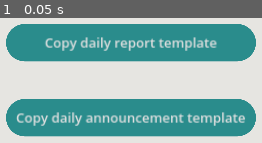
Above: before the commit, frame 1.
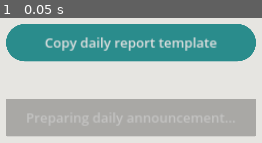
Above: after the commit, the same moment.

Repository: Alexyzyz/lexilities
Game: Godot game, scene res://scenes/scene_home.tscn
The game is run twice, just before and just after one commit, with the same random seed, the same clock (stepped at 60 frames per second) and the same inputs.
Inputs:
- Up to frame 1 (0.05 s): no input

The runs differ from the first frame. In frame 1, 28% of the frame differs, in the area x 2-98%, y 64-96%.
Error after the commit: Trying to assign value of type 'Nil' to a variable of type 'Array'. (res://scripts/managers/scr_home_manager.gd:58)

Commit message:
feat: Added API calls for inspirational quotes and local file storage to optimize said API calls

Diff:
--- a/scenes/scene_home.tscn
+++ b/scenes/scene_home.tscn
@@ -43,7 +43,9 @@
 [node name="InputManager" type="Node" parent="."]
 script = ExtResource("2_b0dvo")
 
-[node name="ColorRect" type="ColorRect" parent="."]
+[node name="HTTPRequest" type="HTTPRequest" parent="."]
+
+[node name="ColorRect_Back" type="ColorRect" parent="."]
 layout_mode = 1
 anchors_preset = 15
 anchor_right = 1.0
--- a/scripts/managers/scr_home_manager.gd
+++ b/scripts/managers/scr_home_manager.gd
@@ -2,6 +2,7 @@
 extends Control
 
 static var input_manager: InputManager
+static var http_request: HTTPRequest
 
 var debug_progress: float = 0
 
@@ -13,10 +14,12 @@
 
 func _ready() -> void:
 	_set_up()
+	_update_daily_quote()
 
 
 func _set_up():
 	input_manager = $InputManager
+	http_request = $HTTPRequest
 
 	daily_announcement_template_button = $Button_DailyAnnouncementTemplate
 	daily_report_template_button = $Button_DailyReportTemplate
@@ -33,3 +36,35 @@
 	debug_label.text = "" \
 		+ UtilString.get_progress_bar(debug_progress) \
 		+ "\n%.4f" % debug_progress
+
+
+# Private methods
+
+func _update_daily_quote():
+	if FileAccess.file_exists("user://game_data.txt"):
+		var data_file: FileAccess = FileAccess.open("user://game_data.txt", FileAccess.READ)
+		var data: Dictionary = JSON.parse_string(data_file.get_as_text())
+
+		# Only use existing local data if we're on the same date.
+		if data["last_updated"] == UtilDatetime.get_current_date_as_string():
+			daily_announcement_template_button.set_quote(data["quote"], data["author"])
+
+	# Otherwise, it's time to make an API call.
+	http_request.request_completed.connect(_update_daily_quote_from_response)
+	http_request.request("https://zenquotes.io/api/today")
+
+
+func _update_daily_quote_from_response(_result, _response_code, _headers, body):
+	var response_json: Array = JSON.parse_string(body.get_string_from_utf8())
+
+	var quote_data: Dictionary = {
+		"quote": response_json[0]["q"],
+		"author": response_json[0]["a"],
+		"last_updated": UtilDatetime.get_current_date_as_string(),
+	}
+
+	var quote_data_string: String = JSON.stringify(quote_data)
+	var data_file: FileAccess = FileAccess.open("user://game_data.txt", FileAccess.WRITE)
+	data_file.store_string(quote_data_string)
+
+	daily_announcement_template_button.set_quote(quote_data["quote"], quote_data["author"])
--- a/scripts/scr_home_button_daily_announcement_template.gd
+++ b/scripts/scr_home_button_daily_announcement_template.gd
@@ -1,10 +1,26 @@
 class_name HomeButtonDailyAnnouncementTemplate
-extends BaseButton
+extends Button
+
+var quote: String
+var quote_author: String
 
 # Main methods
 
 func set_up():
+	disabled = true
+	text = "Preparing daily announcement..."
+
 	pressed.connect(_on_pressed)
+
+
+# Public methods
+
+func set_quote(quote: String, author: String):
+	disabled = false
+	text = "Copy daily announcement template"
+
+	self.quote = quote
+	quote_author = author
 
 
 # Signal methods
@@ -24,14 +40,18 @@
 
 	# Let everyone know the date and time!
 	var time: Dictionary = Time.get_datetime_dict_from_system()
+	var day: int = time["weekday"]
 	var date: int = time["day"]
-	var day: int = time["weekday"]
+	var month: int = time["month"]
+	var year: int = time["year"]
+	var month_name: String = UtilDatetime.get_month_name(month - 1)
 	var week: int = int(floor(float(date) / 7))
 
 	var segment_day: String = "" \
-		+ "Selamat pagi semuanya! Selamat hari **%s!**\n" % UtilDatetime.get_weekday_name(day) \
+		+ "Selamat pagi semuanya! Selamat hari **%s!**\n" % UtilDatetime.get_weekday_name(day - 1) \
+		+ "Sekarang adalah tanggal **%d %s %d.**\n\n" % [date, month_name, year] \
 		+ segment_pings + "\n\n" \
-		+ "Kita sudah di\n**【 Minggu %d / 4 】\n               【 Hari %d / 7 】**\n" % [week + 1, day + 1]
+		+ "Kita sudah di\n**【 Minggu %d / 4 】\n               【 Hari %d / 7 】**\n" % [week + 1, day]
 
 	var days_until_weekend: int = 5 - day
 	var segment_weekend: String = ""
@@ -42,8 +62,6 @@
 		segment_weekend = "Masih ada **%d hari** sebelum Senin!" % days_until_monday
 
 	# Calculate month progress!
-	var month: int = time["month"]
-	var month_name: String = UtilDatetime.get_month_name(month - 1)
 	var month_day_count: int = UtilDatetime.get_month_days(month - 1)
 	var progress: float = float(date) / float(month_day_count)
 
@@ -52,9 +70,15 @@
 		+ UtilString.get_progress_bar(progress) + "\n\n" \
 		+ "Mari kita manfaatkan waktu kita dengan baik!"
 
+	# Add in the quote of the day!
+
+	var segment_quote: String = "" \
+		+ "👑 **Quote of the day**\n" \
+		+ "> \"%s\"\n" % quote \
+		+ "    *—%s*" % quote_author
+
 	# Put together the announcement!
 	var daily_announcement_template: String = \
-		"%s\n%s\n\n%s" % [segment_day, segment_weekend, segment_progress]
+		"%s\n%s\n\n%s\n\n%s" % [segment_day, segment_weekend, segment_progress, segment_quote]
 
 	DisplayServer.clipboard_set(daily_announcement_template)
-	print(time)
--- a/scripts/scr_home_button_daily_report_template.gd
+++ b/scripts/scr_home_button_daily_report_template.gd
@@ -1,5 +1,5 @@
 class_name HomeButtonDailyReportTemplate
-extends BaseButton
+extends Button
 
 # Main methods
 
--- a/scripts/util/scr_util_datetime.gd
+++ b/scripts/util/scr_util_datetime.gd
@@ -15,6 +15,12 @@
 
 # Methods
 
+static func get_current_date_as_string() -> String:
+	var time_updated: Dictionary = Time.get_date_dict_from_system()
+	var time_updated_string: String = "%d/%d/%d" % [time_updated["year"], time_updated["month"], time_updated["day"]]
+	return time_updated_string
+
+
 static func get_weekday_name(index: int) -> String:
 	return weekday_name_list[index]
 
